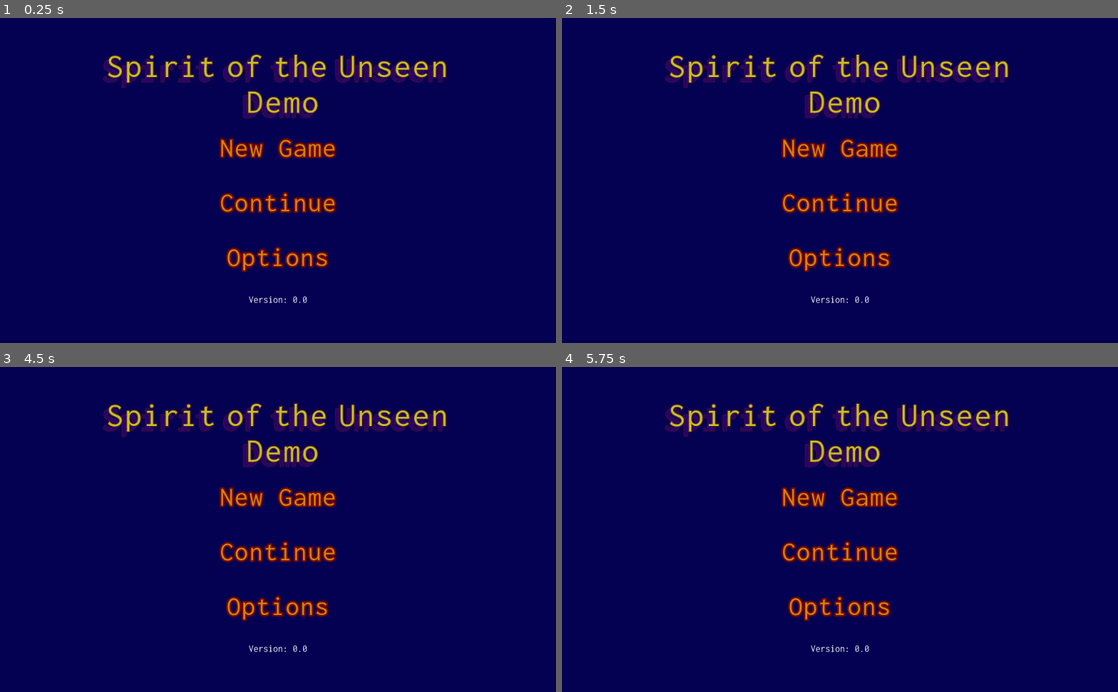
Above: before the commit, frames 1-4 (two rows, left to right).
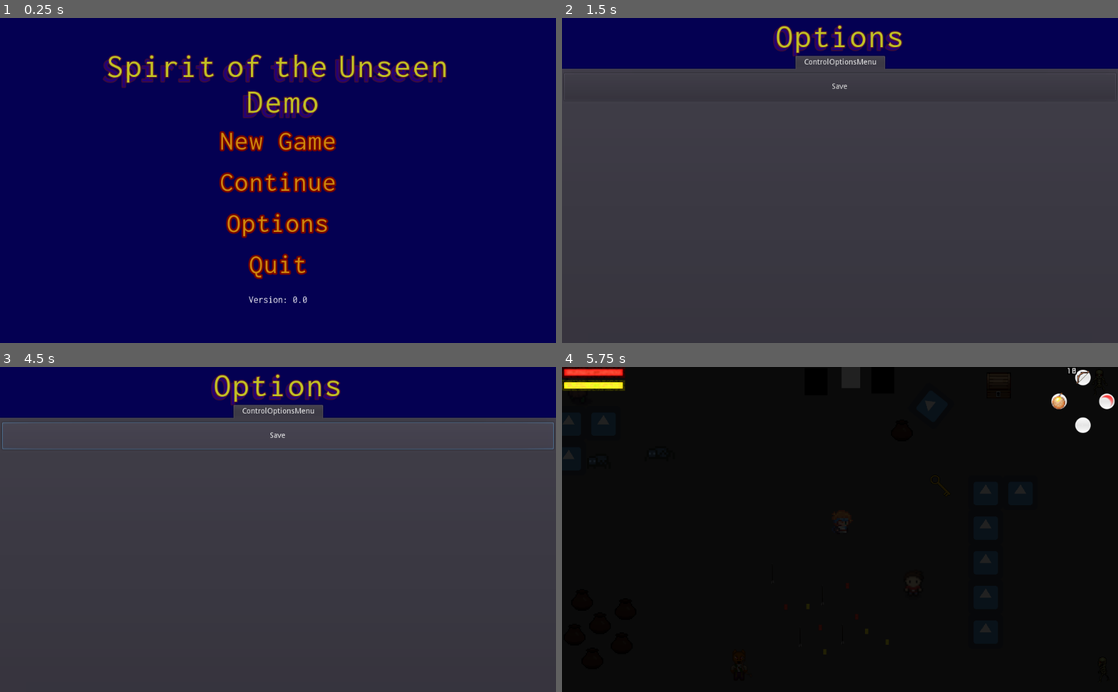
Above: after the commit, the same moments.

Repository: THESTICK16/Spirit-of-the-Unseen-prototype
Game: Godot game, scene res://UI/TitleScreen/TitleScreen.tscn
Two runs of this game, one before a commit and one after it. Both use one fixed random seed, a clock stepped at 60 frames per second and the inputs below. This scene is started directly instead of the project's main scene. The engine's default icon, where the game draws it, is replaced by a stand-in: a white triangle on a blue panel in a dark square.
Inputs (mouse positions are in pixels of both pictures, inside the frame that each line leads up to):
- Up to frame 1 (0.25 s): no input
- Up to frame 2 (1.5 s): click "Options" at 0.5 s; click (840, 148) at 1.25 s, where only the run before the commit has a clickable "New Game"
- Up to frame 3 (4.5 s): click (278, 497) at 2 s, where only the run before the commit has a clickable "New Game"; click (278, 552) at 2.75 s, where only the run before the commit has a clickable "Continue"; click (278, 552) at 3.5 s, where only the run before the commit has a clickable "Continue"; click (278, 435) at 4.25 s, where only the run after the commit has a clickable "Save"
- Up to frame 4 (5.75 s): move the mouse to (962, 513) at 5.02 s; hold Right (ui_right) from 5.03 s (still down); tap L (a) at 5.1 s; click (962, 513) at 5.17 s; tap K (b) at 5.3 s

The runs differ from the first frame. In frame 1, 4.4% of the frame differs, in the area x 39-61%, y 34-81%; in frame 2, 87%; in frame 3, 87%; in frame 4, 100%, in the area x 0-100%, y 0-100%.

Commit message:
Finished game over screen and made refill item containers have a single item option

Diff:
--- a/ItemContainers/RefillItemContainer.gd
+++ b/ItemContainers/RefillItemContainer.gd
@@ -3,6 +3,8 @@
 ## A list containing all the item refills that this container could hold, stored as PackedScenes
 ## This should be saved and loaded as more items can be added
 export (Array, PackedScene) var possible_item_refills := []
+
+export var specific_refill : PackedScene
 
 onready var hurtbox = $HurtBox
 
@@ -18,10 +20,21 @@
 		possible_item_refills.append(new_refill)
 
 func open(_area):
-	var refill_selector = randi() % possible_item_refills.size()
+	if specific_refill == null and possible_item_refills.size() <= 0:
+		queue_free()
+		return
 
-	if possible_item_refills.size() == 1 or randi() % 10 > 0: #refill_selector != possible_item_refills.size():
-		var new_refill = possible_item_refills[refill_selector].instance()
+	var new_refill
+	if specific_refill != null:
+		new_refill = specific_refill.instance()
+
+
+
+	if new_refill == null and (possible_item_refills.size() == 1 or randi() % 10 > 0):
+		var refill_selector = randi() % possible_item_refills.size()
+		new_refill = possible_item_refills[refill_selector].instance()
+
+	if new_refill != null:
 		new_refill.global_position = global_position
 		get_tree().root.add_child(new_refill)
 
--- a/TestResources/State Machine Test Player/Dead.gd
+++ b/TestResources/State Machine Test Player/Dead.gd
@@ -18,7 +18,8 @@
 ##@override
 func physics_update(_delta: float) -> void:
 	player.velocity = player.velocity.move_toward(Vector2.ZERO, player.stats.friction * _delta)
-	player.velocity = player.move_and_slide(player.velocity)
+	if player.velocity != Vector2.ZERO:
+		player.velocity = player.move_and_slide(player.velocity)
 
 
 ## Virtual function. Called by the state machine upon changing the active state. The `msg` parameter
@@ -29,11 +30,15 @@
 	player.is_dead = true
 	player.animation_state.travel("die")
 	player.hurtbox.set_deferred("monitorable", false)
+	player.hurtbox.set_deferred("monitoring", false)
 	player.get_node("CollisionShape2D").set_deferred("monitorable", false)
 	var camera = player.camera
 	camera.position = camera.global_position
 	player.remove_child(camera)
 	get_tree().root.add_child(camera)
+	yield(get_tree().create_timer(3), "timeout")
+	TransitionController.change_to_new_scene("res://UI/GameOverScreen.tscn")
+
 
 ## Virtual function. Called by the state machine before changing the active state. Use this function
 ## to clean up the state.
--- a/TestResources/TestRoom.tscn
+++ b/TestResources/TestRoom.tscn
@@ -105,21 +105,27 @@
 
 [node name="PotRefillItemContainer" parent="YSort" instance=ExtResource( 13 )]
 position = Vector2( 121, 422 )
+collision_mask = 0
 
 [node name="PotRefillItemContainer2" parent="YSort" instance=ExtResource( 13 )]
 position = Vector2( 154, 465 )
+collision_mask = 0
 
 [node name="PotRefillItemContainer3" parent="YSort" instance=ExtResource( 13 )]
 position = Vector2( 140, 530 )
+collision_mask = 0
 
 [node name="PotRefillItemContainer4" parent="YSort" instance=ExtResource( 13 )]
 position = Vector2( 201, 439 )
+collision_mask = 0
 
 [node name="PotRefillItemContainer5" parent="YSort" instance=ExtResource( 13 )]
 position = Vector2( 194, 502 )
+collision_mask = 0
 
 [node name="PotRefillItemContainer6" parent="YSort" instance=ExtResource( 13 )]
 position = Vector2( 107, 486 )
+collision_mask = 0
 
 [node name="Chest" parent="YSort" instance=ExtResource( 14 )]
 position = Vector2( 888, 26 )
@@ -133,7 +139,9 @@
 
 [node name="KeyPotRefillItemContainer7" parent="YSort" instance=ExtResource( 13 )]
 position = Vector2( 710, 109 )
-possible_item_refills = [ ExtResource( 16 ) ]
+collision_mask = 0
+possible_item_refills = [  ]
+specific_refill = ExtResource( 16 )
 
 [node name="DarkenRoomEffect" parent="." instance=ExtResource( 17 )]
 visible = false
--- a/UI/GameOverScreen.tscn
+++ b/UI/GameOverScreen.tscn
@@ -1,7 +1,8 @@
-[gd_scene load_steps=4 format=2]
+[gd_scene load_steps=5 format=2]
 
 [ext_resource path="res://UI/TitleScreen/MenuButton.tscn" type="PackedScene" id=1]
 [ext_resource path="res://Assets/Fonts/Inconsolata/static/Inconsolata/Inconsolata-Regular.ttf" type="DynamicFontData" id=2]
+[ext_resource path="res://UI/TitleScreen/MainMenu.gd" type="Script" id=3]
 
 [sub_resource type="DynamicFont" id=1]
 size = 62
@@ -22,8 +23,10 @@
 }
 
 [node name="GameOverMenu" type="Control" parent="."]
+pause_mode = 2
 anchor_right = 1.0
 anchor_bottom = 1.0
+script = ExtResource( 3 )
 __meta__ = {
 "_edit_use_anchors_": false
 }
@@ -31,6 +34,9 @@
 [node name="VBoxContainer" type="VBoxContainer" parent="GameOverMenu"]
 anchor_right = 1.0
 anchor_bottom = 1.0
+__meta__ = {
+"_edit_use_anchors_": false
+}
 
 [node name="GameOverLabel" type="Label" parent="GameOverMenu/VBoxContainer"]
 margin_right = 1024.0
@@ -50,14 +56,30 @@
 "_editor_description_": "Make a TextureRect once a logo has been created and add here"
 }
 
-[node name="ContinueMenuButton" parent="GameOverMenu/VBoxContainer" instance=ExtResource( 1 )]
+[node name="HBoxContainer" type="HBoxContainer" parent="GameOverMenu/VBoxContainer"]
 margin_top = 94.0
 margin_right = 1024.0
-margin_bottom = 345.0
+margin_bottom = 600.0
+size_flags_vertical = 3
+alignment = 1
+
+[node name="Buttons" type="VBoxContainer" parent="GameOverMenu/VBoxContainer/HBoxContainer"]
+margin_left = 399.0
+margin_right = 625.0
+margin_bottom = 506.0
+size_flags_vertical = 3
+
+[node name="ContinueMenuButton" parent="GameOverMenu/VBoxContainer/HBoxContainer/Buttons" instance=ExtResource( 1 )]
+margin_right = 226.0
+margin_bottom = 251.0
+focus_neighbour_top = NodePath("../QuitMenuButton")
 text = "Continue"
+path_to_scene_to_load = "res://TestResources/TestRoom.tscn"
 
-[node name="QuitMenuButton" parent="GameOverMenu/VBoxContainer" instance=ExtResource( 1 )]
-margin_top = 349.0
-margin_right = 1024.0
-margin_bottom = 600.0
+[node name="QuitMenuButton" parent="GameOverMenu/VBoxContainer/HBoxContainer/Buttons" instance=ExtResource( 1 )]
+margin_top = 255.0
+margin_right = 226.0
+margin_bottom = 506.0
+focus_neighbour_bottom = NodePath("../ContinueMenuButton")
 text = "Quit"
+path_to_scene_to_load = "res://UI/TitleScreen/TitleScreen.tscn"
--- a/UI/TitleScreen/MainMenu.gd
+++ b/UI/TitleScreen/MainMenu.gd
@@ -1,8 +1,9 @@
 extends TitleScreenMenu
 
-onready var new_game_button = $VBoxContainer/HBoxContainer/Buttons/NewGameMenuButton
-onready var top_button = $VBoxContainer/HBoxContainer/Buttons.get_children()[0]
+#onready var new_game_button = $VBoxContainer/HBoxContainer/Buttons/NewGameMenuButton
+#onready var top_button = $VBoxContainer/HBoxContainer/Buttons.get_children()[0]
 onready var buttons = $VBoxContainer/HBoxContainer/Buttons.get_children()
+onready var top_button = buttons[0]
 
 func _ready():
 #	new_game_button.grab_focus()
@@ -16,9 +17,9 @@
 	if next_scene_path.ends_with("tscn"):
 #		get_tree().change_scene(next_scene_path) #FIXME implement the pseudo code below with a transition scene
 		TransitionController.change_to_new_scene(next_scene_path)
-	else:
-		if has_method("set_new_displayed_menu"):
-			set_new_displayed_menu(next_scene_path)
-#	var next_scene = load(next_scene_path)
-# while loading this scene, play the transition effect
-# Better yet, load the new scene in the transition scene
+	elif next_scene_path.to_lower() == "quit":
+		get_tree().quit()
+	elif has_method("set_new_displayed_menu"):
+		set_new_displayed_menu(next_scene_path)
+	elif PlayerStats.get("respawn_at") != null:
+		TransitionController.change_to_new_scene(PlayerStats.get("respawn_at"))
--- a/UI/TitleScreen/MainMenu.tscn
+++ b/UI/TitleScreen/MainMenu.tscn
@@ -62,22 +62,24 @@
 
 [node name="NewGameMenuButton" parent="VBoxContainer/HBoxContainer/Buttons" instance=ExtResource( 2 )]
 margin_right = 1024.0
-margin_bottom = 97.0
+margin_bottom = 72.0
+focus_neighbour_top = NodePath("../QuitMenuButton")
 custom_styles/focus = SubResource( 3 )
 text = "New Game"
 path_to_scene_to_load = "res://TestResources/TestRoom.tscn"
 
 [node name="ContinueMenuButton" parent="VBoxContainer/HBoxContainer/Buttons" instance=ExtResource( 2 )]
-margin_top = 101.0
+margin_top = 76.0
 margin_right = 1024.0
-margin_bottom = 198.0
+margin_bottom = 148.0
 custom_styles/focus = SubResource( 3 )
 text = "Continue"
 path_to_scene_to_load = "ContinuePlaceHolder"
 
 [node name="OptionsMenuButton" parent="VBoxContainer/HBoxContainer/Buttons" instance=ExtResource( 2 )]
-margin_top = 202.0
+margin_top = 152.0
 margin_right = 1024.0
+margin_bottom = 224.0
 custom_styles/focus = SubResource( 3 )
 text = "Options"
 path_to_scene_to_load = "OptionsMenu"
@@ -89,6 +91,13 @@
 text = "Credits"
 path_to_scene_to_load = "CreditsMenu"
 
+[node name="QuitMenuButton" parent="VBoxContainer/HBoxContainer/Buttons" instance=ExtResource( 2 )]
+margin_top = 228.0
+margin_right = 1024.0
+focus_neighbour_bottom = NodePath("../NewGameMenuButton")
+text = "Quit"
+path_to_scene_to_load = "QUIT"
+
 [node name="VersionLabel" type="Label" parent="VBoxContainer"]
 margin_top = 495.0
 margin_right = 1024.0
--- a/UI/TitleScreen/TitleScreen.gd
+++ b/UI/TitleScreen/TitleScreen.gd
@@ -16,9 +16,10 @@
 func _ready():
 	for menu in menus.get_children():
 		menu.connect("new_displayed_menu", self, "swap_menus_from_string")
+		menu.set_global_position(off_screen_position)
 
-	continue_menu.set_global_position(off_screen_position)
-	options_menu.set_global_position(off_screen_position)
+#	continue_menu.set_global_position(off_screen_position)
+#	options_menu.set_global_position(off_screen_position)
 	self.displayed_menu = main_menu
 
 func _unhandled_input(event):
--- a/UI/TitleScreen/TitleScreen.tscn
+++ b/UI/TitleScreen/TitleScreen.tscn
@@ -34,3 +34,4 @@
 [node name="OptionsMenu" parent="Menus" instance=ExtResource( 3 )]
 
 [node name="CreditsMenu" parent="Menus" instance=ExtResource( 5 )]
+pause_mode = 2
